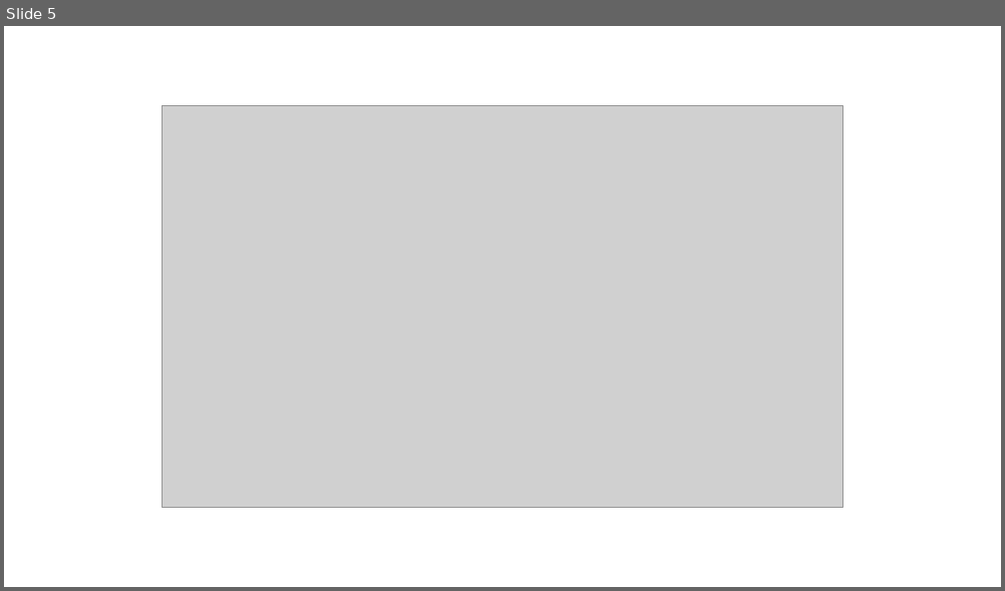
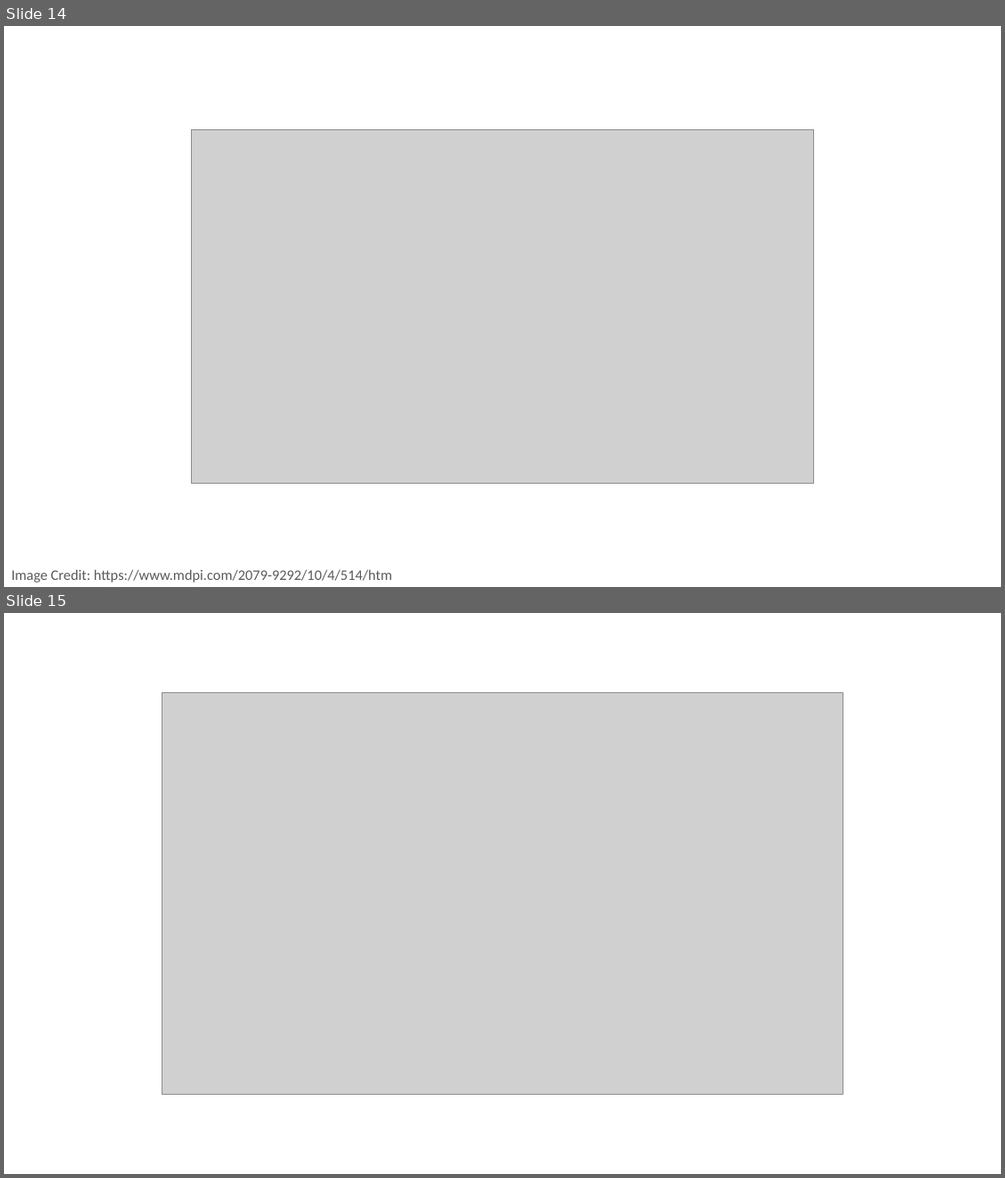
Before and after one commit to PracticumAI-Test/what_is_ai, a slide deck: ai_systems.pptx. Shown one above the other, each under a label of ours: slide 5 before the commit, slides 14 and 15 after it. The pictures are 1005x591 and 1005x1178 pixels, drawn with LibreOffice and Linux fonts; fonts in the diff are those of the drawing; grey boxes stand for pictures. Boxes give left, top, right and bottom in pixels: in the first picture for what was removed or moved away, otherwise in the second. Text is boxed around its words. In the diff, an @@ line names an element or a change of style, - is before the commit and + after.

```diff
--- a/ai_systems.pptx
+++ b/ai_systems.pptx
@@ slide 14 added at [4,26,1001,587], background #FFFFFF @@
@@ picture added at [192,129,814,483] @@
@@ text added at [11,569,392,582], 14 pt, text #595959 @@
+Image Credit: https://www.mdpi.com/2079-9292/10/4/514/htm
@@ what was slide 5 is now slide 15 @@
```
Also in this commit, not shown: 10 slides changed, 3 other slides added, 9 slides removed, 1 other file.
